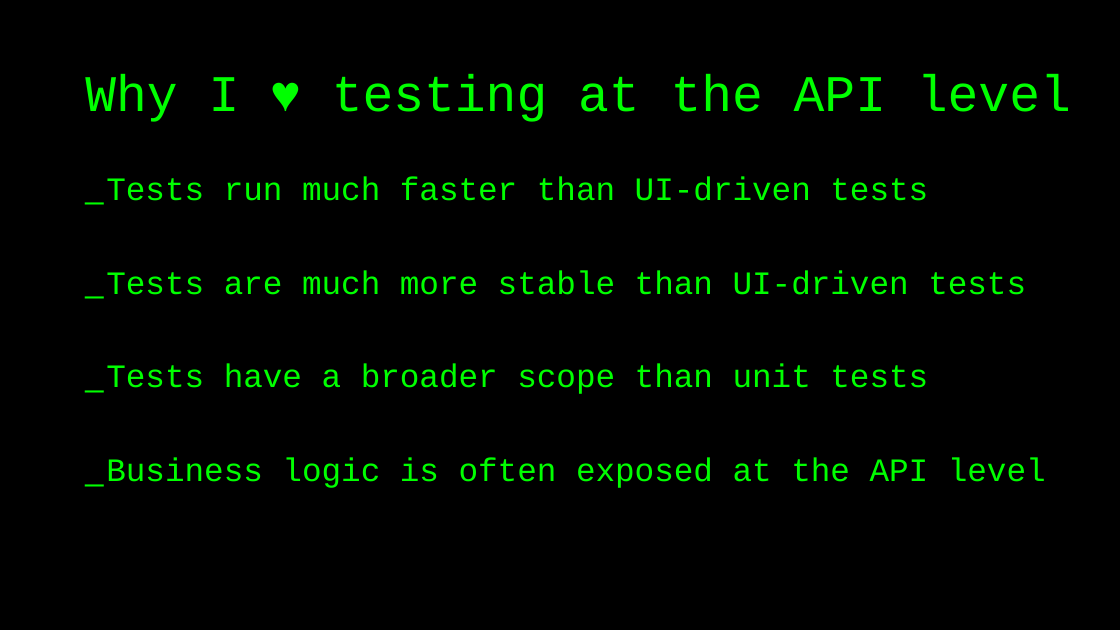
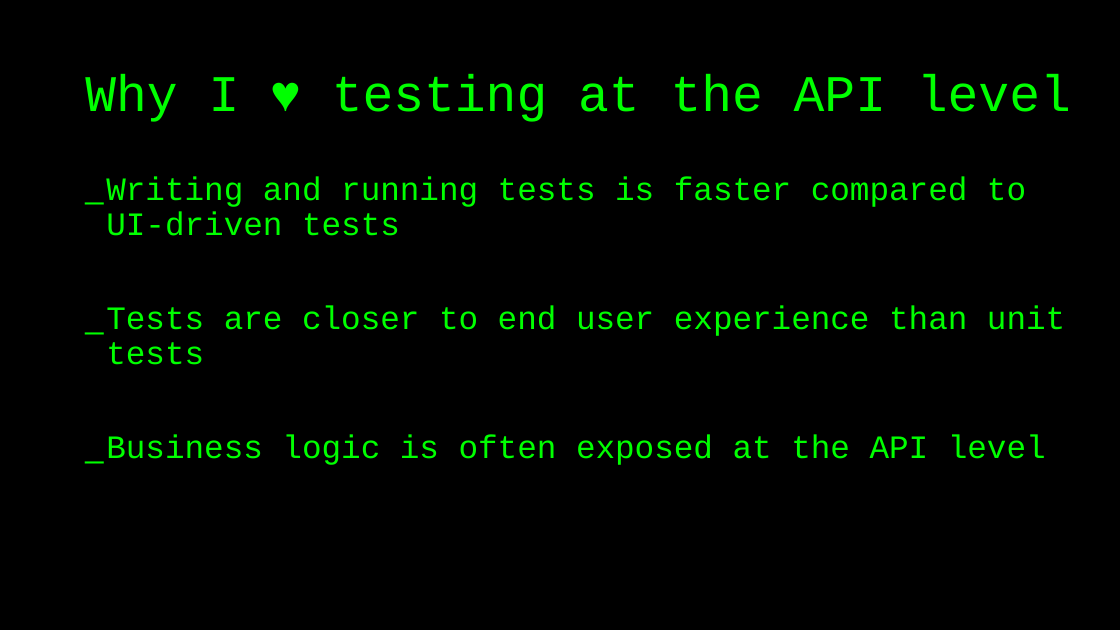
Before and after one commit to basdijkstra/rest-assured-workshop, a slide deck: slide 21 of RestAssuredWorkshop.pptx. Drawn at 1120x630 pixels with LibreOffice and Linux fonts; fonts in the diff are those of the drawing. Boxes give left, top, right and bottom in pixels: in the first picture for what was removed or moved away, otherwise in the second. Text is boxed around its words. In the diff, an @@ line names an element or a change of style, - is before the commit and + after.

```diff
--- a/RestAssuredWorkshop.pptx
+++ b/RestAssuredWorkshop.pptx
@@ text at (x1=106, y1=176, x2=1065, y2=365): text changed @@
-_ Tests run much faster than UI-driven tests
-_ Tests are much more stable than UI-driven tests
-_ Tests have a broader scope than unit tests
+_ Writing and running tests is faster compared to UI-driven tests
+_ Tests are closer to end user experience than unit tests
```
Also in this commit, not shown: 38 other slides changed, 2 other files.
